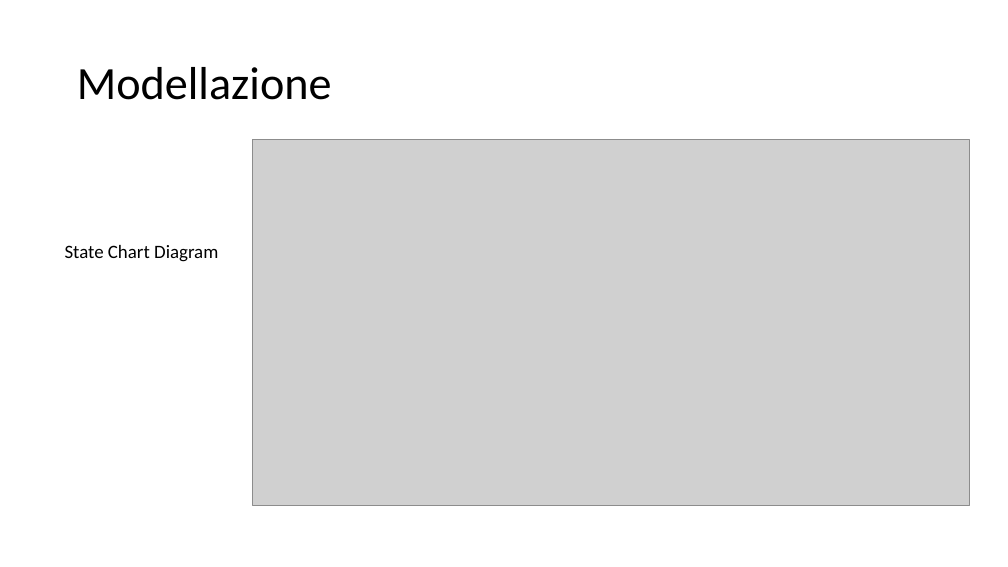
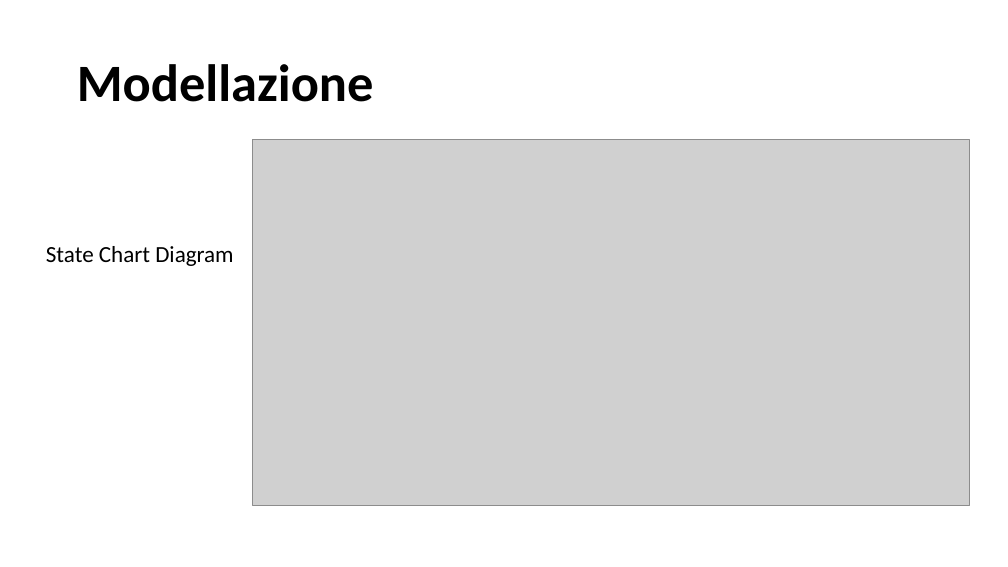
Before and after one commit to rberto4/fitnessapp_ingsw, a slide deck: slide 16 of docs/FITNESS APP (1).pptx. Drawn at 1008x567 pixels with LibreOffice and Linux fonts; fonts in the diff are those of the drawing; grey boxes stand for pictures. Boxes give left, top, right and bottom in pixels: in the first picture for what was removed or moved away, otherwise in the second. Text is boxed around its words. In the diff, an @@ line names an element or a change of style, - is before the commit and + after.

```diff
--- a/docs/FITNESS APP (1).pptx
+++ b/docs/FITNESS APP (1).pptx
@@ title "Modellazione" at <box>77,64,374,102</box>: size 44 to 50 pt, bold on @@
@@ text "State Chart Diagram": place and size @@
-text "State Chart Diagram" at <box>65,245,218,262</box>
+text "State Chart Diagram" at <box>46,246,233,266</box>
@@ text "State Chart Diagram" at <box>46,246,233,266</box>: size 18 to 22 pt @@
```
Also in this commit, not shown: 17 other slides changed.
